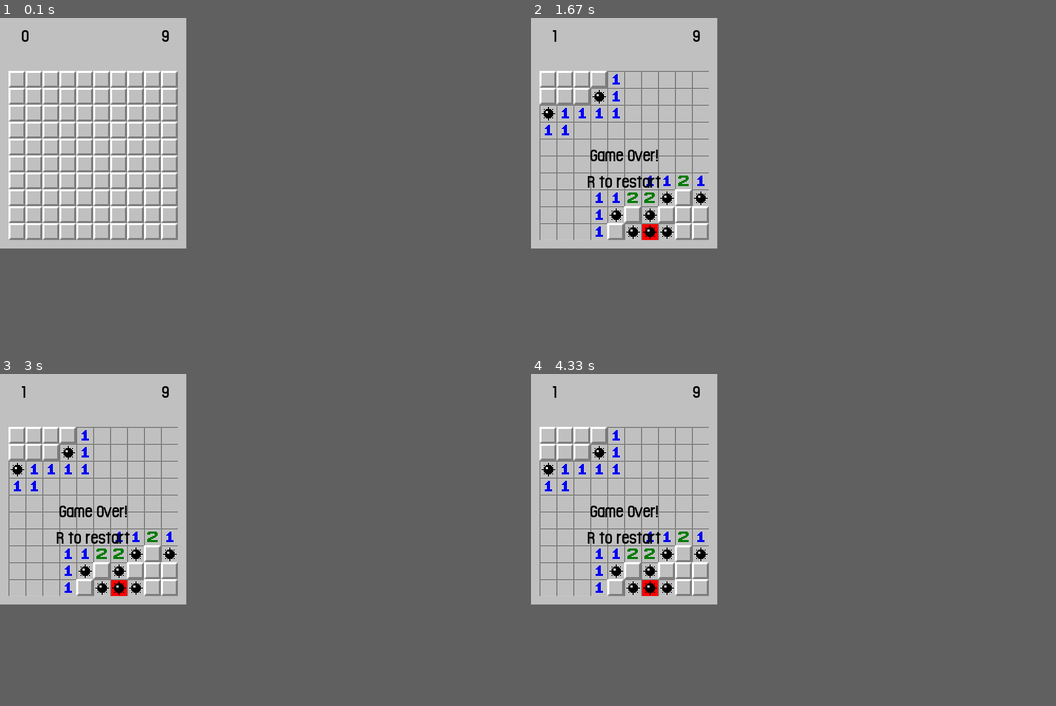
Above: before the commit, frames 1-4 (two rows, left to right).
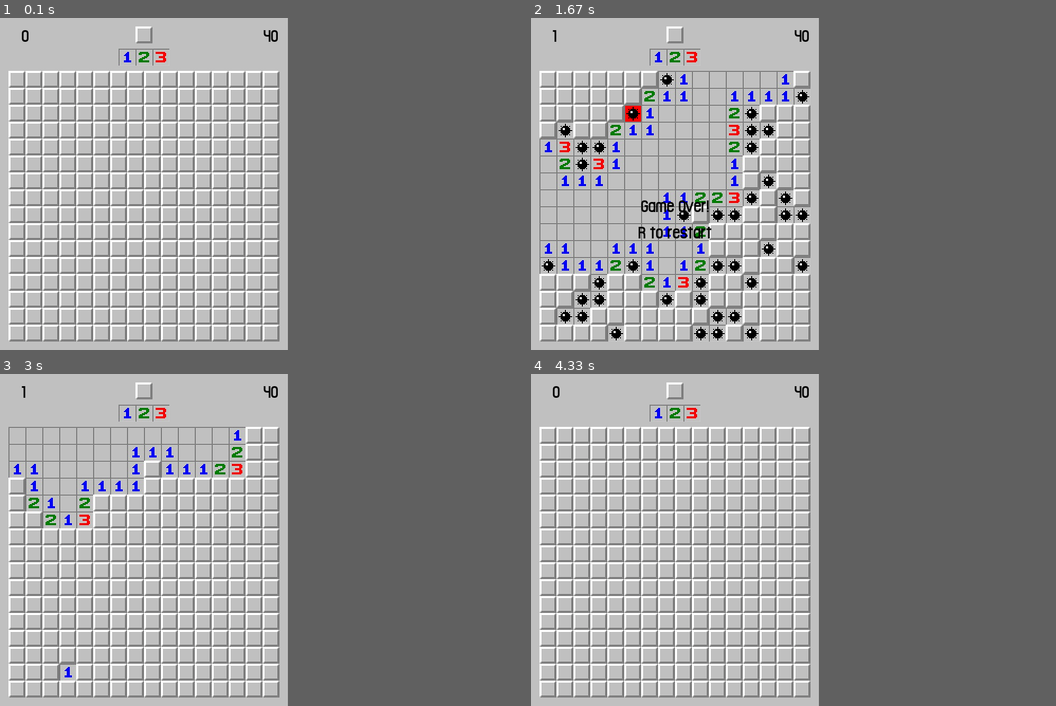
Above: after the commit, the same moments.

Repository: nmcassa/minesweeper-pygame
Game: pygame game, started from main.py
Same seed, same stepped clock (60 frames per second), same inputs: the game is played once before the commit and once after it.
Inputs (mouse positions are in pixels of both pictures, inside the frame that each line leads up to):
- Up to frame 1 (0.1 s): no input
- Up to frame 2 (1.67 s): click (672, 184) at 0.42 s; press the mouse at (735, 77) at 0.7 s; move the mouse to (714, 167) at 0.8 s; release the mouse at (699, 253) at 0.93 s; press the mouse at (615, 77) at 1.03 s; move the mouse to (625, 97) at 1.13 s; release the mouse at (636, 114) at 1.27 s; press the mouse at (667, 31) at 1.37 s; move the mouse to (657, 134) at 1.47 s; release the mouse at (646, 237) at 1.6 s
- Up to frame 3 (3 s): click (136, 403) at 1.77 s; press the mouse at (52, 453) at 2.2 s; move the mouse to (63, 559) at 2.3 s; release the mouse at (73, 666) at 2.43 s; press the mouse at (136, 453) at 2.53 s; move the mouse to (94, 460) at 2.63 s; release the mouse at (52, 466) at 2.77 s; press the mouse at (252, 433) at 2.87 s; move the mouse to (215, 493) at 2.97 s
- Up to frame 4 (4.33 s): release the mouse at (704, 553) at 3.1 s; press the mouse at (683, 453) at 3.2 s; move the mouse to (672, 546) at 3.3 s; release the mouse at (657, 642) at 3.43 s; click (767, 659) at 3.6 s; click (667, 387) at 3.93 s
In our replay, the window is 352x436 before the commit and 544x628 after it. These sizes can differ from the game's own. Grey fills any space a smaller window leaves; there, only what the larger window draws over its background counts as a difference.

The runs differ from the first frame. In frame 1, 11% of the frame differs, in the area x 1-54%, y 2-98%; in frame 2, 15%; in frame 3, 17%; in frame 4, 19%.

Commit message:
ui buttons

Diff:
--- a/grid.py
+++ b/grid.py
@@ -1,7 +1,7 @@
 import pygame
 
-game_width = 10
-game_height = 10
+game_width = 16
+game_height = 16
 border = 16
 top_border = 100
 grid_size = 32
--- a/main.py
+++ b/main.py
@@ -6,10 +6,10 @@
 bg_color = (192, 192, 192)
 grid_color = (128, 128, 128)
 
-game_width = 10  # Change this to increase size
-game_height = 10  # Change this to increase size
-numMine = 9  # Number of mines
-grid_size = 32  # Size of grid (WARNING: macke sure to change the images dimension as well)
+game_width = 16  # Change this to increase size
+game_height = 16  # Change this to increase size
+numMine = 40  # Number of mines
+grid_size = 32  # Size of grid (WARNING: make sure to change the images dimension as well)
 border = 16  # Top border
 top_border = 100  # Left, Right, Bottom border
 display_width = grid_size * game_width + border * 2  # Display width
@@ -17,14 +17,19 @@
 gameDisplay = pygame.display.set_mode((display_width, display_height))  # Create display
 timer = pygame.time.Clock()  # Create timer
 pygame.display.set_caption("Minesweeper")  # S Set the caption of window
+spr_grid = pygame.image.load("data/sprites/Grid.png")
+spr_grid1 = pygame.image.load("data/sprites/grid1.png")
+spr_grid2 = pygame.image.load("data/sprites/grid2.png")
+spr_grid3 = pygame.image.load("data/sprites/grid3.png")
 
 font_small = pygame.font.Font('data/fonts/font.otf', 32)
 
 COOLGREY = (99, 118, 141)
 
+rx = display_width/2 - border
+ry = border
+
 pygame.display.set_caption('Scuffed Minesweeper')
-
-
 
 # Create global values
 grid = []  # The main grid
@@ -36,7 +41,18 @@
     rect.center = (game_width * grid_size / 2 + border, game_height * grid_size / 2 + top_border + yOff)
     gameDisplay.blit(screen_text, rect)
 
+def check_collision(ax, ay, bx, by):
+    p = 32 #sprite size
+    return (ax + p > bx) and (ax < bx + p) and (ay + p > by) and (ay < by + p)
+
 def main():
+    global numMine
+    global game_width
+    global game_height
+    global gameDisplay
+    global display_width
+    global display_height
+
     gameState = "Playing"  # Game state
     mineLeft = numMine  # Number of mine left
     global grid  # Access global var
@@ -88,12 +104,50 @@
                 gameState = "Exit"
             # Check if play restart
             if gameState == "Game Over" or gameState == "Win":
+                if event.type == pygame.MOUSEBUTTONUP:
+                    mx = pygame.mouse.get_pos()[0]
+                    my = pygame.mouse.get_pos()[1]
+                    if check_collision(mx, my, rx, ry):
+                        gameState = "Exit"
+                        main()
+                    elif check_collision(mx, my, rx - 32, ry + 42):
+                        game_width = 9
+                        game_height = 9
+                        numMine = 10
+                        display_width = grid_size * game_width + border * 2  # Display width
+                        display_height = grid_size * game_height + border + top_border  # Display height
+                        gameDisplay = pygame.display.set_mode((display_width, display_height))  # Create display
+                        gameState = "Exit"
+                        main()
+                    elif check_collision(mx, my, rx, ry + 42):
+                        game_width = 16
+                        game_height = 16
+                        numMine = 40
+                        display_width = grid_size * game_width + border * 2  # Display width
+                        display_height = grid_size * game_height + border + top_border  # Display height
+                        gameDisplay = pygame.display.set_mode((display_width, display_height))  # Create display
+                        gameState = "Exit"
+                        main()
+                    elif check_collision(mx, my, rx + 32, ry + 42):
+                        game_width = 30
+                        game_height = 16
+                        numMine = 99
+                        display_width = grid_size * game_width + border * 2  # Display width
+                        display_height = grid_size * game_height + border + top_border  # Display height
+                        gameDisplay = pygame.display.set_mode((display_width, display_height))  # Create display
+                        gameState = "Exit"
+                        main()
                 if event.type == pygame.KEYDOWN:
                     if event.key == pygame.K_r:
                         gameState = "Exit"
                         main()
             else:
                 if event.type == pygame.MOUSEBUTTONUP:
+                    mx = pygame.mouse.get_pos()[0]
+                    my = pygame.mouse.get_pos()[1]
+                    if check_collision(mx, my, rx, ry):
+                        gameState = "Exit"
+                        main()
                     for i in grid:
                         for j in i:
                             if j.rect.collidepoint(event.pos):
@@ -155,6 +209,11 @@
         # Draw mine left
         screen_text = font_small.render(mineLeft.__str__(), True, (0, 0, 0))
         gameDisplay.blit(screen_text, (display_width - border - 30, border))
+        # Restart key
+        gameDisplay.blit(spr_grid, (rx, ry))
+        gameDisplay.blit(spr_grid1, (rx - 32, ry + 42))
+        gameDisplay.blit(spr_grid2, (rx, ry + 42))
+        gameDisplay.blit(spr_grid3, (rx + 32, ry + 42))
 
         pygame.display.update()  # Update screen
 
Binary file added: ._grid.py
Binary file added: ._main.py
